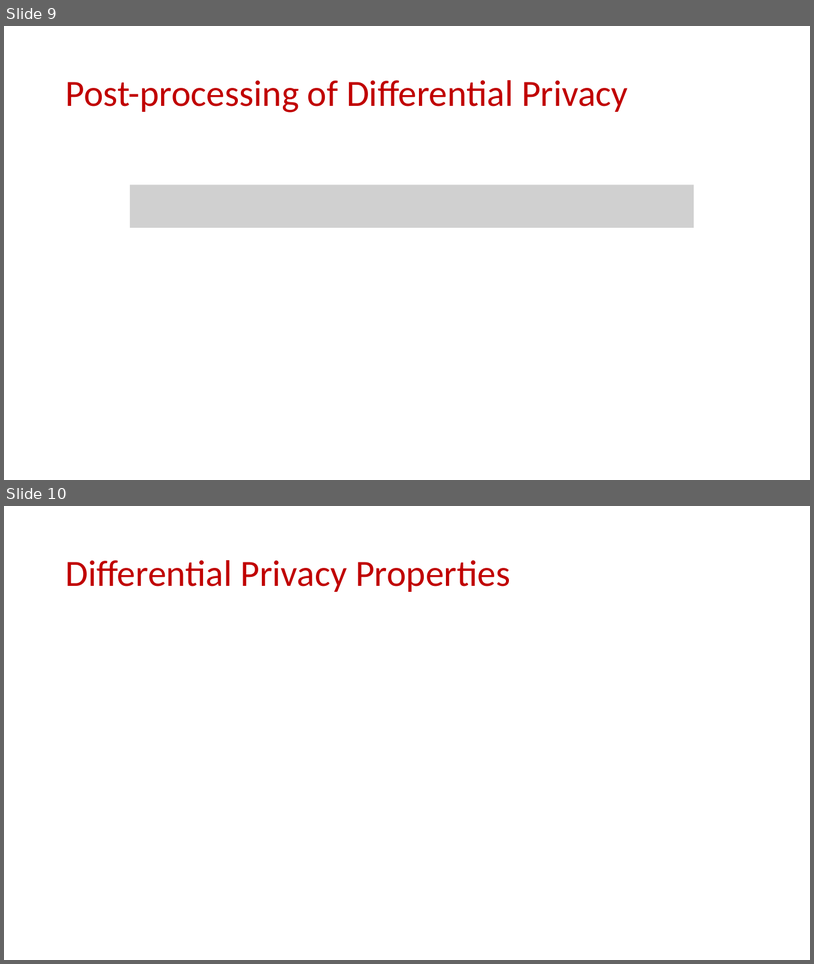
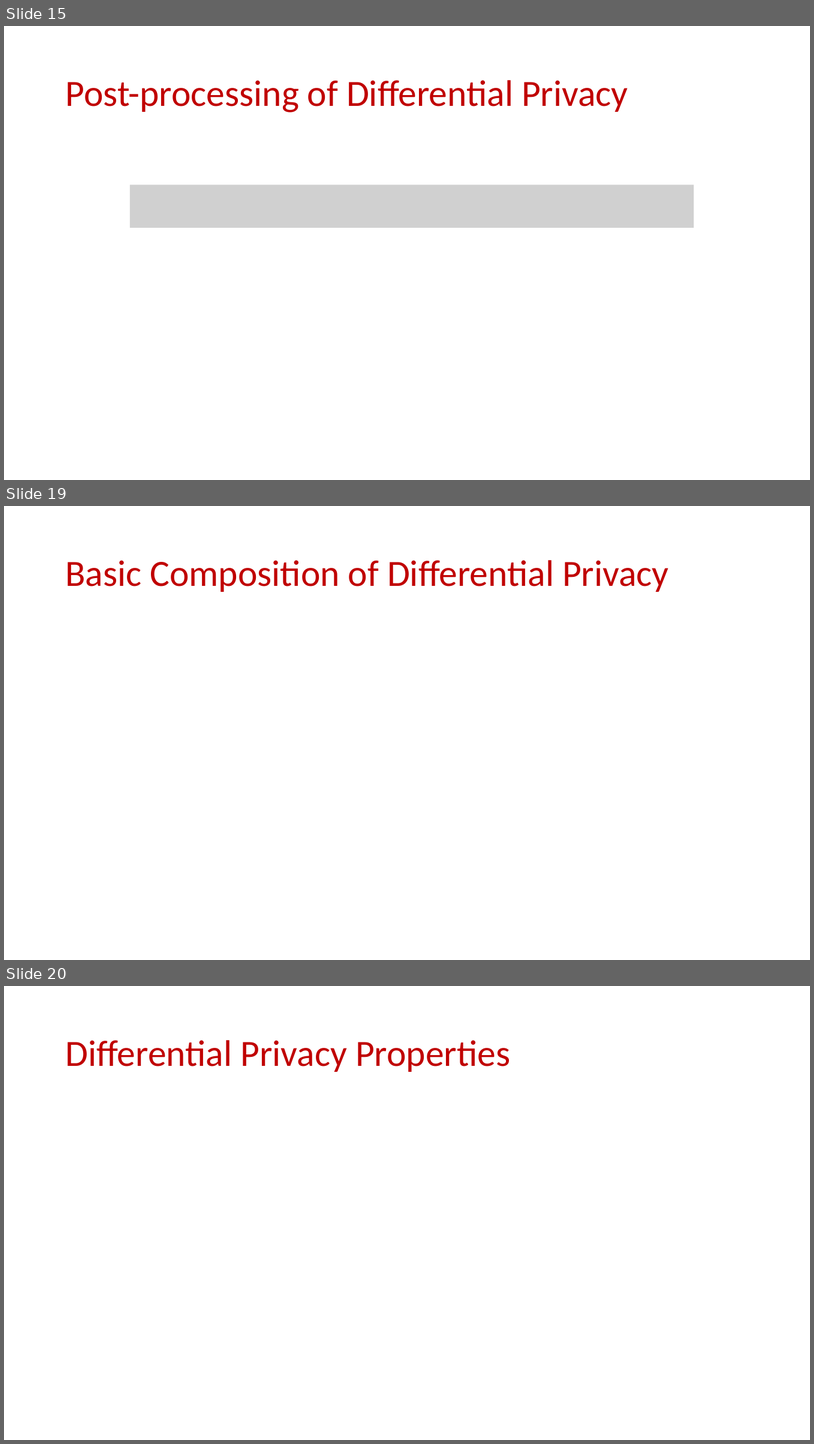
Before and after one commit to samsonzhou/samsonzhou.github.io, a slide deck: CSCE658-S24/L20.pptx. Shown one above the other, each under a label of ours: slides 9 and 10 before the commit, slides 15, 19 and 20 after it; the slides between them are not shown. The pictures are 814x964 and 814x1444 pixels, drawn with LibreOffice and Linux fonts; fonts in the diff are those of the drawing; grey boxes stand for pictures. Boxes give left, top, right and bottom in pixels: in the first picture for what was removed or moved away, otherwise in the second. Text is boxed around its words. In the diff, an @@ line names an element or a change of style, - is before the commit and + after.

```diff
--- a/CSCE658-S24/L20.pptx
+++ b/CSCE658-S24/L20.pptx
@@ slide 19 added at box(4, 506, 810, 960), background #FFFFFF @@
@@ title added at box(65, 560, 669, 592), 44 pt, text #C00000 @@
+Basic Composition of Differential Privacy
@@ what was slide 9 is now slide 15 @@
@@ what was slide 10 is now slide 20 @@
```
Also in this commit, not shown: 2 slides changed, 19 other slides added.
